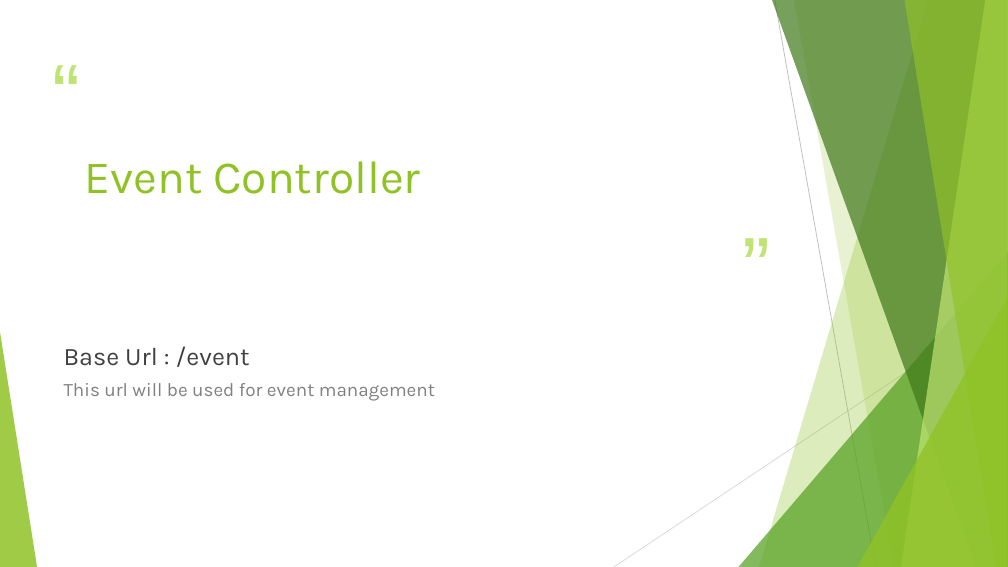
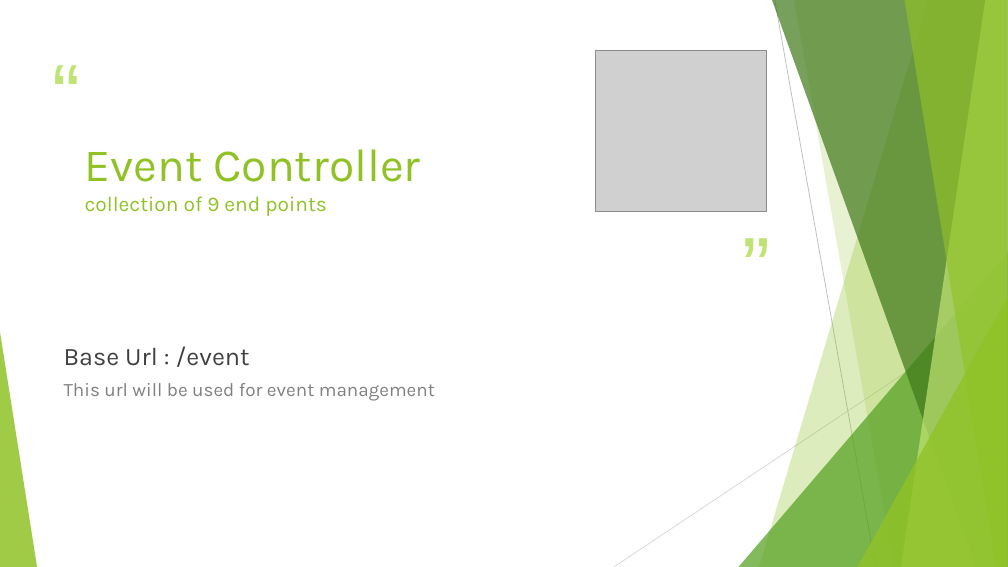
Before and after one commit to jidni911/sdcianSpring, a slide deck: slide 16 of Project SDC.pptx. Drawn at 1008x567 pixels with LibreOffice and Linux fonts; fonts in the diff are those of the drawing; grey boxes stand for pictures. Boxes give left, top, right and bottom in pixels: in the first picture for what was removed or moved away, otherwise in the second. Text is boxed around its words. In the diff, an @@ line names an element or a change of style, - is before the commit and + after.

Commit message:
pptx image added

```diff
--- a/Project SDC.pptx
+++ b/Project SDC.pptx
@@ picture added at (595,51,767,212) @@
@@ title at (85,149,421,216): text changed; size 44 to 20 pt @@
-Event Controller
+Event Controller
+collection of 9 end points
```
Also in this commit, not shown: 14 other slides changed.
